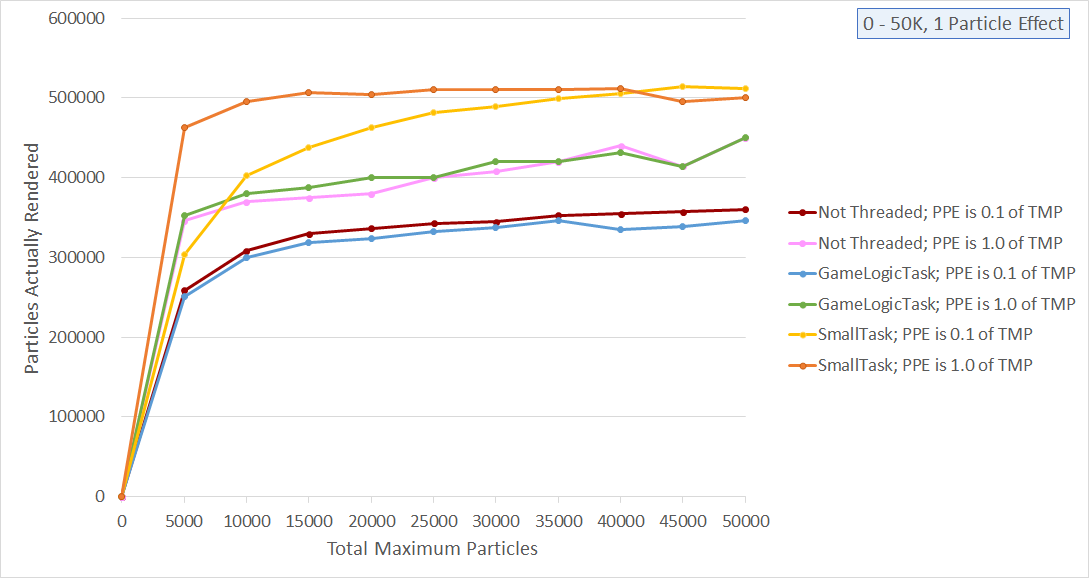
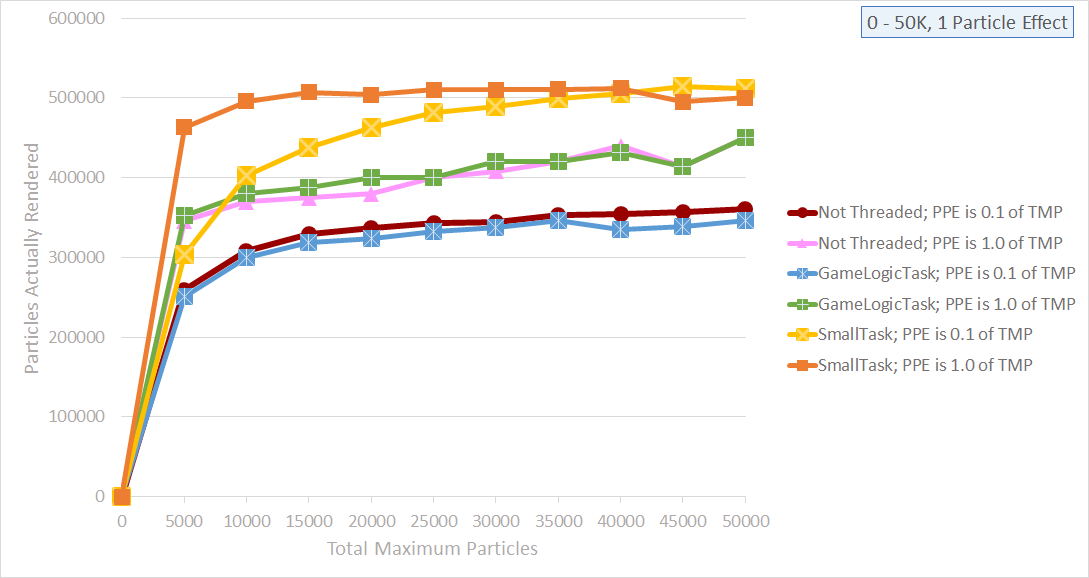
The second 1089 × 578 image is a revision of the first. Changes to its layers:
added layer "Layer 2" above "Layer 1" over [23, 6, 1076, 555]
